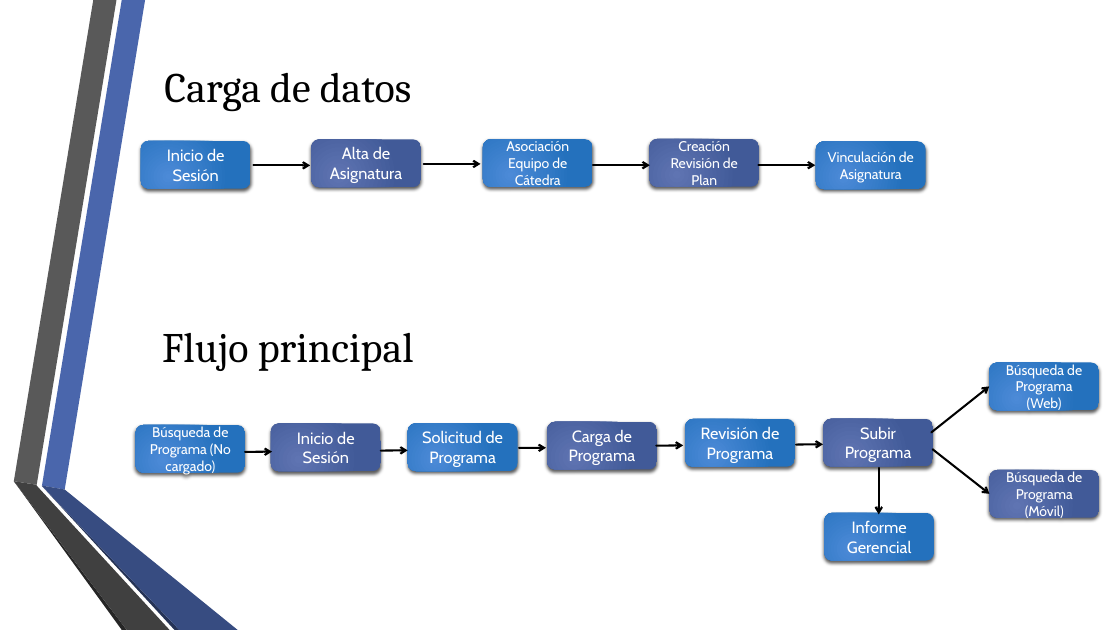
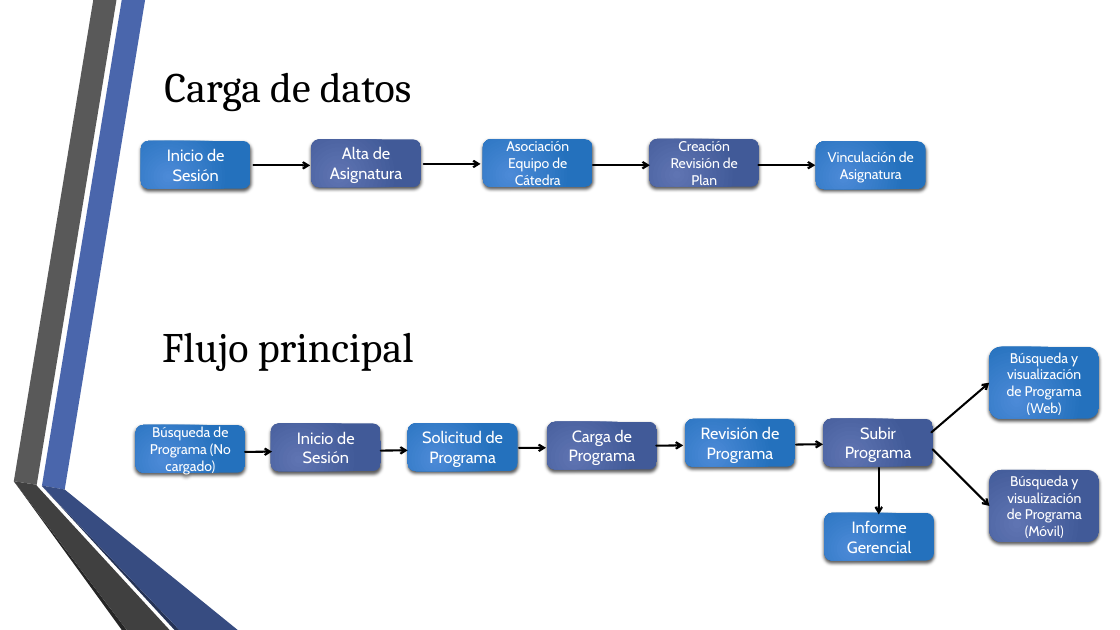
Before and after one commit to fge23/Sistema-VASPA, a slide deck: slide 31 of Presentaciones/Presentación VASPA - Diciembre 2020 - Examen Final/Presentación VASPA - Diciembre 2020 - Examen Final.pptx. Drawn at 1120x630 pixels with LibreOffice and Linux fonts; fonts in the diff are those of the drawing; background and template pictures are left out. Boxes give left, top, right and bottom in pixels: in the first picture for what was removed or moved away, otherwise in the second. Text is boxed around its words. In the diff, an @@ line names an element or a change of style, - is before the commit and + after.

Commit message:
Actualización presentación final

```diff
--- a/Presentaciones/Presentación VASPA - Diciembre 2020 - Examen Final/Presentación VASPA - Diciembre 2020 - Examen Final.pptx
+++ b/Presentaciones/Presentación VASPA - Diciembre 2020 - Examen Final/Presentación VASPA - Diciembre 2020 - Examen Final.pptx
@@ rounded rectangle "Búsqueda y visualización de Programa ...": place and size @@
-rounded rectangle "Búsqueda y visualización de Programa ..." at bbox=[990, 363, 1100, 411]
+rounded rectangle "Búsqueda y visualización de Programa ..." at bbox=[990, 347, 1100, 419]
@@ text in rounded rectangle at bbox=[1007, 352, 1082, 415]: text changed @@
-Búsqueda de Programa (Web)
+Búsqueda y visualización de Programa (Web)
@@ arrow moved from (932, 433) - (990, 386) to (932, 433) - (990, 383) @@
@@ arrow moved from (933, 450) - (990, 494) to (933, 450) - (990, 506) @@
@@ rounded rectangle "Búsqueda y visualización de Programa ...": place and size @@
-rounded rectangle "Búsqueda y visualización de Programa ..." at bbox=[990, 470, 1100, 518]
+rounded rectangle "Búsqueda y visualización de Programa ..." at bbox=[990, 470, 1100, 542]
@@ text in rounded rectangle at bbox=[1007, 475, 1082, 538]: text changed @@
-Búsqueda de Programa (Móvil)
+Búsqueda y visualización de Programa (Móvil)
```
Also in this commit, not shown: 11 other files.
